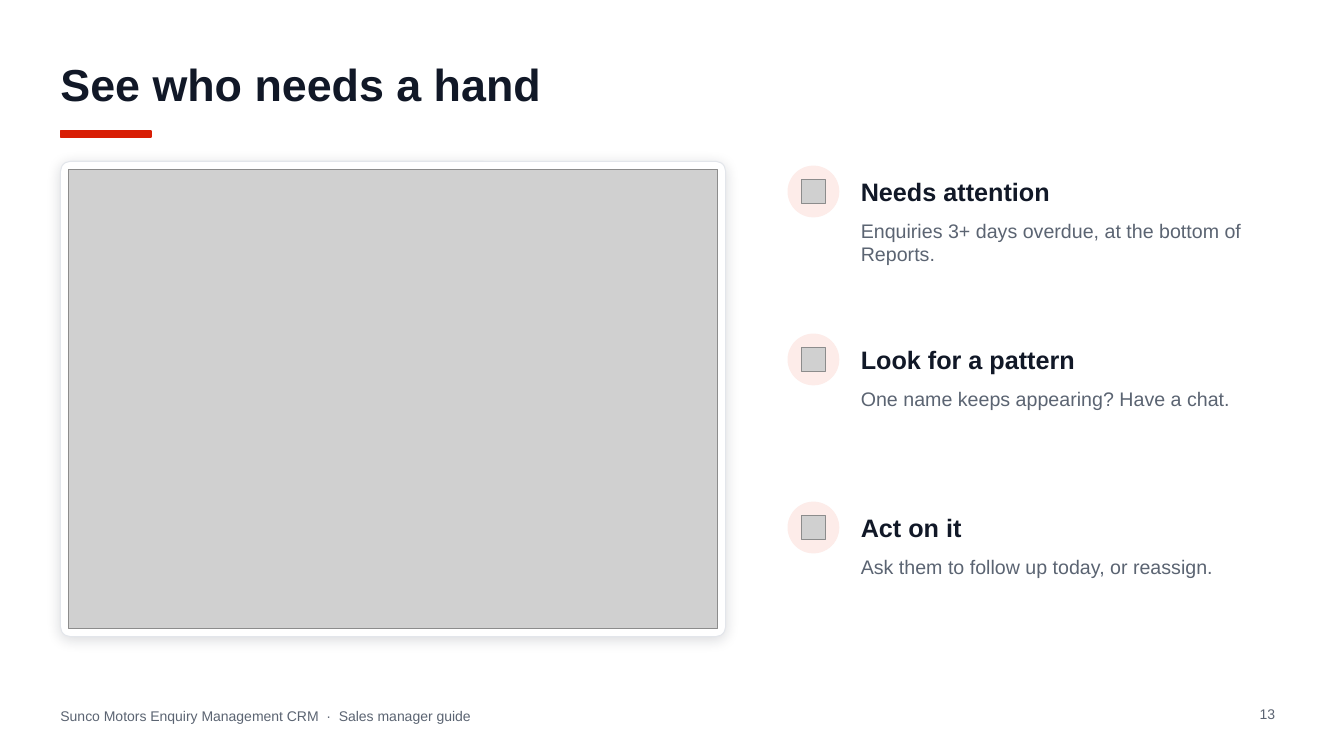
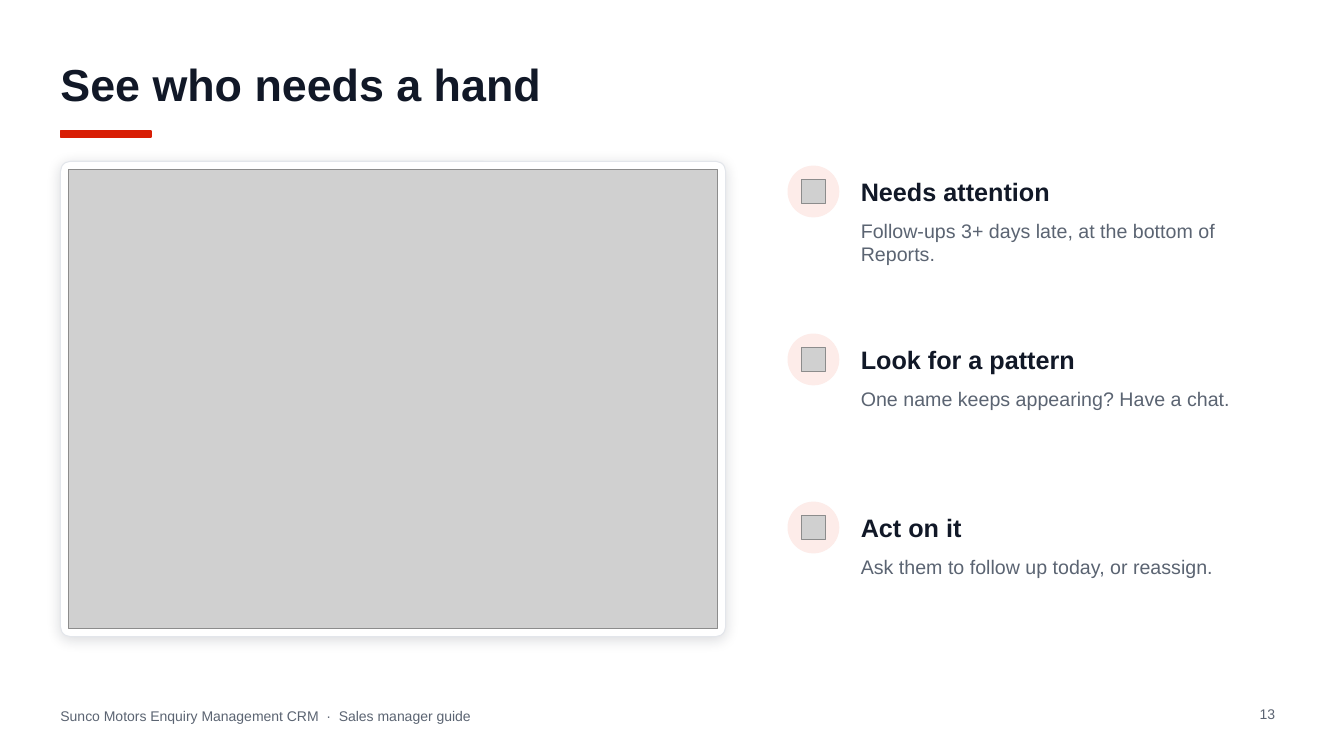
Before and after one commit to jakeeeecurran/walkin-management, a slide deck: slide 13 of docs/training/Sunco-Motors-Enquiry-CRM-Sales-Manager-Guide.pptx. Drawn at 1344x756 pixels with LibreOffice and Linux fonts; fonts in the diff are those of the drawing; grey boxes stand for pictures. Boxes give left, top, right and bottom in pixels: in the first picture for what was removed or moved away, otherwise in the second. Text is boxed around its words. In the diff, an @@ line names an element or a change of style, - is before the commit and + after.

```diff
--- a/docs/training/Sunco-Motors-Enquiry-CRM-Sales-Manager-Guide.pptx
+++ b/docs/training/Sunco-Motors-Enquiry-CRM-Sales-Manager-Guide.pptx
@@ text at box(861, 224, 1214, 265): text changed @@
-Enquiries 3+ days overdue, at the bottom of Reports.
+Follow-ups 3+ days late, at the bottom of Reports.
```
Also in this commit, not shown: 7 other slides changed, 1 slide added, 3 other files.
